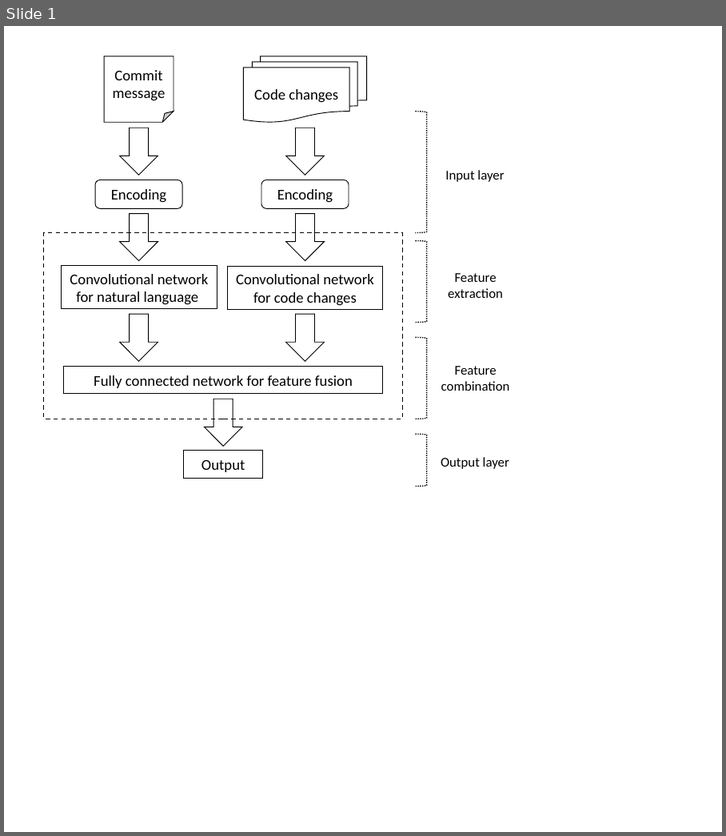
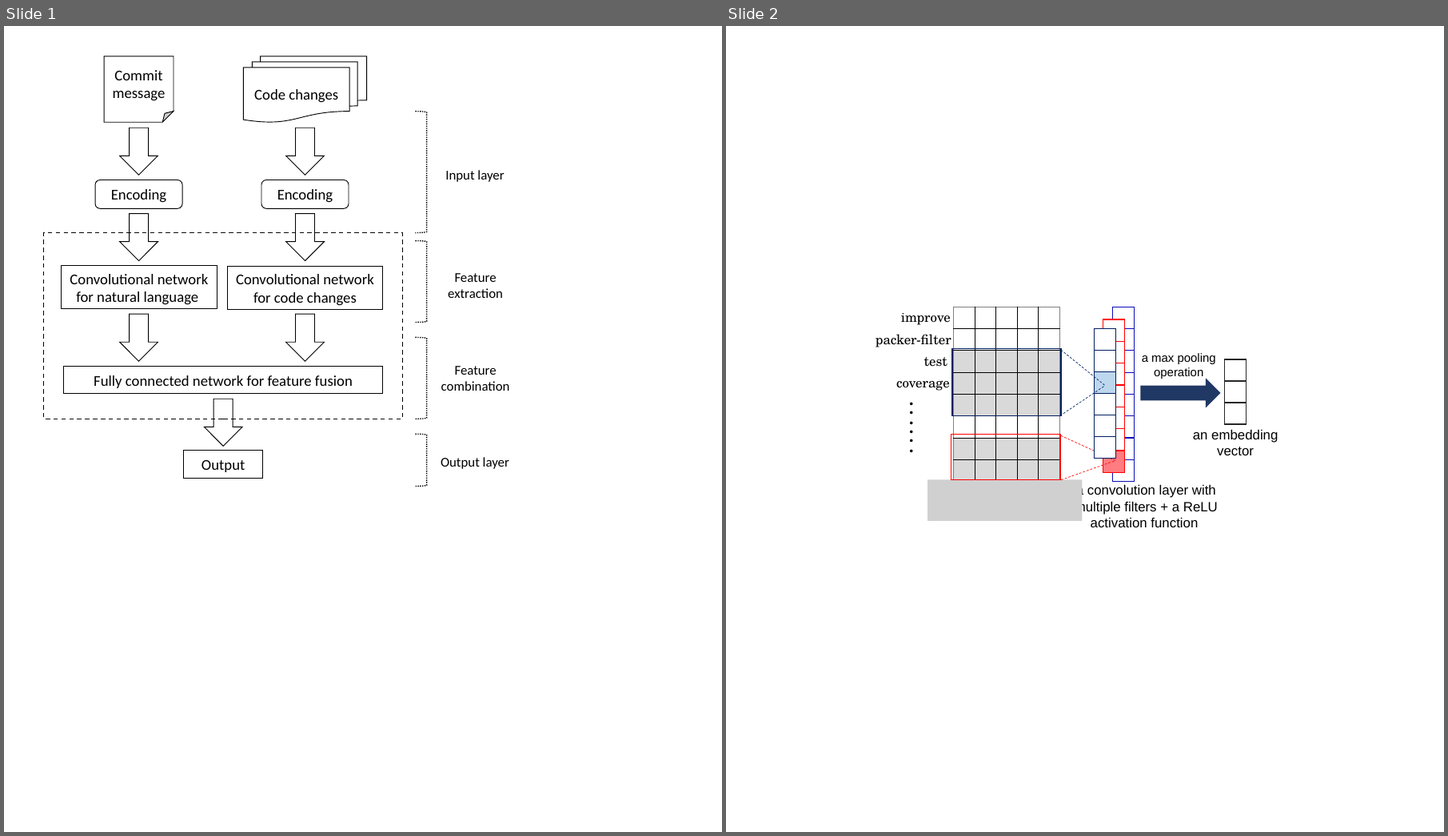
Before and after one commit to hvdthong/Just-in-time-DF-paper, a slide deck: figs/figures.pptx. Shown side by side, each under a label of ours: slide 1 before the commit, slides 1 and 2 after it. The pictures are 726x836 and 1448x836 pixels, drawn with LibreOffice and Linux fonts; fonts in the diff are those of the drawing; grey boxes stand for pictures. Boxes give left, top, right and bottom in pixels: in the first picture for what was removed or moved away, otherwise in the second. Text is boxed around its words. In the diff, an @@ line names an element or a change of style, - is before the commit and + after.

Commit message:
adding figures

```diff
--- a/figs/figures.pptx
+++ b/figs/figures.pptx
@@ slide 2 added at [726,26,1444,832], background #FFFFFF @@
@@ text added at [901,313,951,325], 18 pt, text #000000 @@
+improve
@@ table added at [954,307,1059,480], 8 rows, 5 columns @@
+ |  |  |  | 
+ |  |  |  | 
+ |  |  |  | 
+ |  |  |  | 
+ |  |  |  | 
+ |  |  |  | 
+ |  |  |  | 
+ |  |  |  | 
@@ table added at [1113,307,1135,480], 8 rows, 1 columns @@
+
+
+
+
+
+
+
+
@@ text added at [876,334,952,348], 18 pt, text #000000 @@
+packer-filter
@@ table added at [1094,328,1116,458], 6 rows, 1 columns @@
+
+
+
+
+
+
@@ table added at [1104,320,1125,471], 7 rows, 1 columns @@
+
+
+
+
+
+
+
@@ text added at [924,357,948,367], 18 pt, text #000000 @@
+test
@@ rectangle added at [952,349,1061,416], outline #002060 1.5 pt @@
@@ line added from (1061, 350) to (1105, 385), #002060 0.75 pt dashed @@
@@ text added at [1142,353,1216,379], 16 pt, text #000000 @@
+a max pooling operation
@@ table added at [1225,360,1247,424], 3 rows, 1 columns @@
+
+
+
@@ text added at [896,380,950,391], 18 pt, text #000000 @@
+coverage
@@ line added from (1060, 416) to (1105, 385), #002060 0.75 pt dashed @@
@@ right arrow added at [1141,378,1221,408], fill #203864 @@
@@ group added at [904,379,943,489]: 6 texts @@
+.
+.
+.
+.
+.
+.
@@ text added at [1193,429,1278,456], 18 pt, text #000000 @@
+an embedding vector
@@ rectangle added at [952,435,1060,480], outline #FF0000 1.5 pt @@
@@ line added from (1061, 436) to (1116, 461), #FF0000 0.75 pt dashed @@
@@ picture added at [928,480,1082,520] @@
@@ line added from (1061, 480) to (1116, 461), #FF0000 0.75 pt dashed @@
@@ text added at [1075,484,1218,528], 18 pt, text #000000 @@
+a convolution layer with multiple filters + a ReLU activation function
```
Also in this commit, not shown: 1 other slide added.
